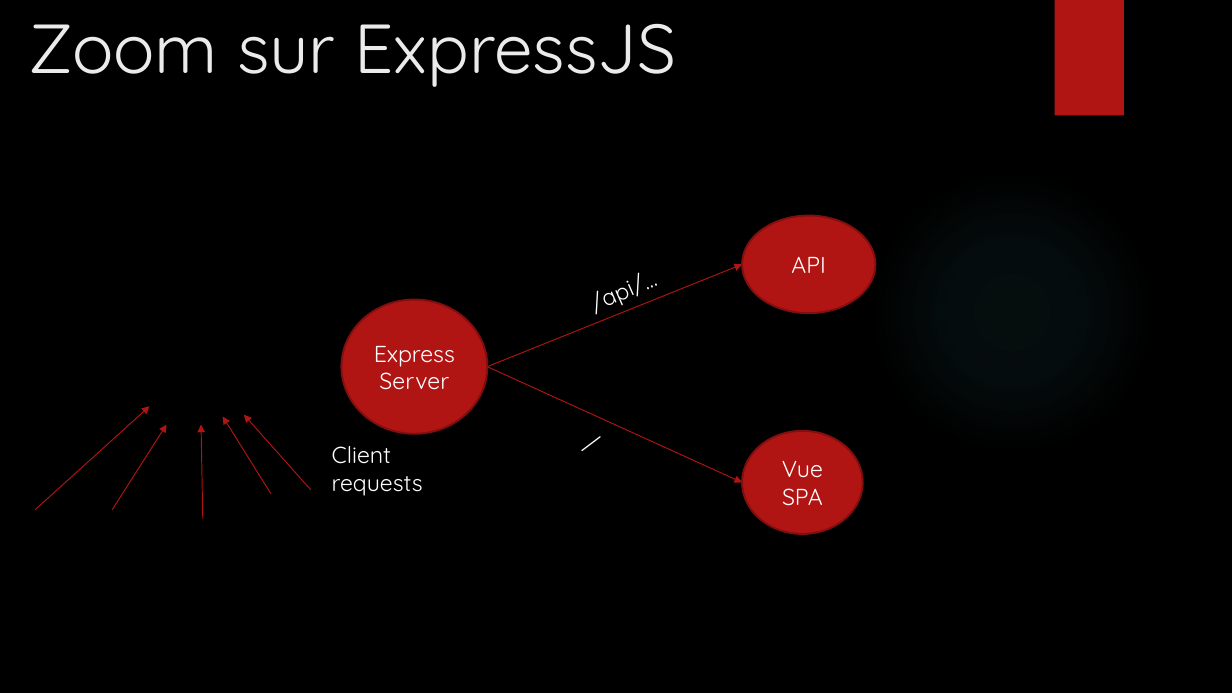
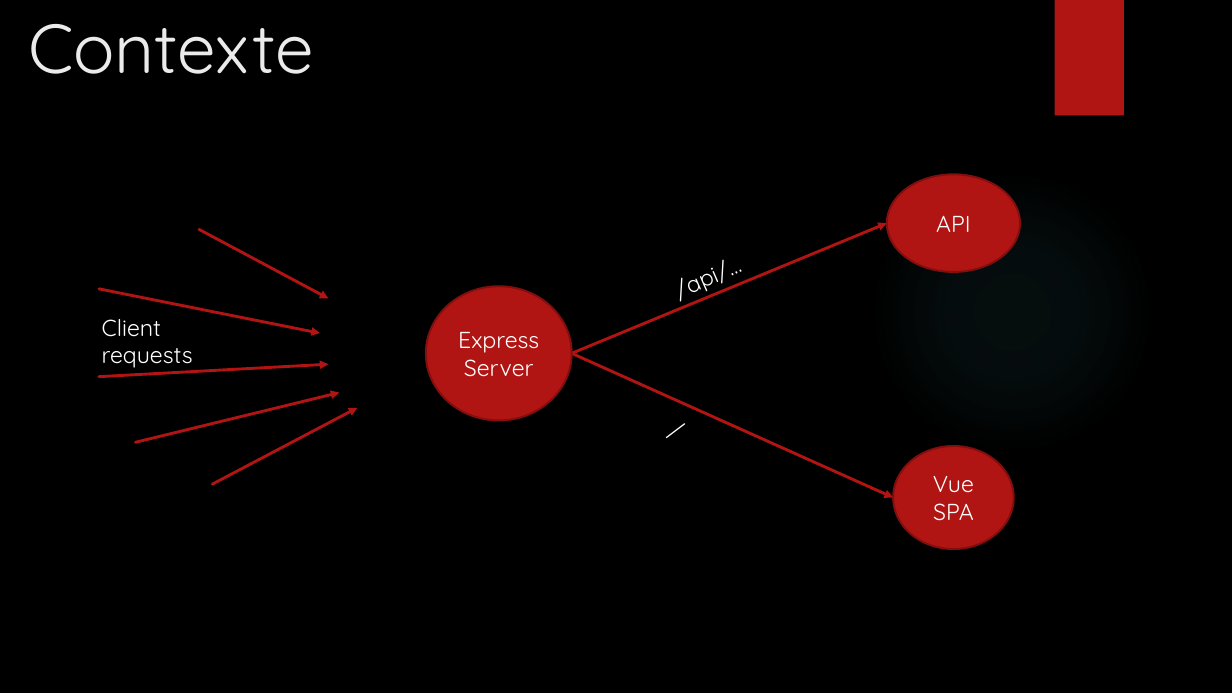
Before and after one commit to mbonjour/Shoot4Stats, a slide deck: slide 9 of Documentation/Défense/Shoot4stats.pptx (slide 10 before the commit). Drawn at 1232x693 pixels with LibreOffice and Linux fonts; fonts in the diff are those of the drawing; background and template pictures are left out. Boxes give left, top, right and bottom in pixels: in the first picture for what was removed or moved away, otherwise in the second. Text is boxed around its words. In the diff, an @@ line names an element or a change of style, - is before the commit and + after.

```diff
--- a/Documentation/Défense/Shoot4stats.pptx
+++ b/Documentation/Défense/Shoot4stats.pptx
@@ title at box(28, 24, 314, 74): text changed @@
-Zoom sur ExpressJS
+Contexte
@@ ellipse "API": place and size @@
-ellipse "API" at box(742, 215, 875, 313)
+ellipse "API" at box(887, 175, 1020, 273)
@@ arrow moved from (311, 490) - (244, 415) to (199, 229) - (329, 299) @@
@@ arrow (199, 229) - (329, 299): stroke #B01513 0.75 pt to #B01513 2.25 pt @@
@@ arrow moved from (487, 367) - (742, 264) to (572, 353) - (887, 224) @@
@@ arrow (572, 353) - (887, 224): stroke #B01513 0.75 pt to #B01513 2.25 pt @@
@@ text "/api/…": place and size @@
-text "/api/…" at box(791, 257, 825, 273)
+text "/api/…" at box(936, 216, 970, 232)
@@ arrow moved from (35, 509) - (150, 407) to (99, 289) - (320, 334) @@
@@ arrow (99, 289) - (320, 334): stroke #B01513 0.75 pt to #B01513 2.25 pt @@
@@ ellipse "Express": place and size @@
-ellipse "Express" at box(341, 299, 487, 433)
+ellipse "Express" at box(426, 287, 572, 421)
@@ text "Client requests": place and size @@
-text "Client requests" at box(332, 446, 423, 496)
+text "Client requests" at box(102, 319, 193, 368)
@@ arrow moved from (487, 367) - (742, 482) to (572, 353) - (894, 497) @@
@@ arrow (572, 353) - (894, 497): stroke #B01513 0.75 pt to #B01513 2.25 pt @@
@@ arrow moved from (113, 509) - (166, 425) to (99, 377) - (329, 364) @@
@@ arrow (99, 377) - (329, 364): stroke #B01513 0.75 pt to #B01513 2.25 pt @@
@@ arrow moved from (202, 518) - (201, 425) to (136, 443) - (339, 393) @@
@@ arrow (136, 443) - (339, 393): stroke #B01513 0.75 pt to #B01513 2.25 pt @@
@@ arrow moved from (271, 494) - (223, 417) to (213, 484) - (358, 408) @@
@@ arrow (213, 484) - (358, 408): stroke #B01513 0.75 pt to #B01513 2.25 pt @@
@@ text "/": place and size @@
-text "/" at box(570, 419, 615, 466)
+text "/" at box(654, 406, 699, 453)
@@ ellipse "Vue SPA": place and size @@
-ellipse "Vue SPA" at box(742, 431, 863, 534)
+ellipse "Vue SPA" at box(894, 446, 1015, 550)
```
Also in this commit, not shown: 4 other slides changed, 1 slide removed.
